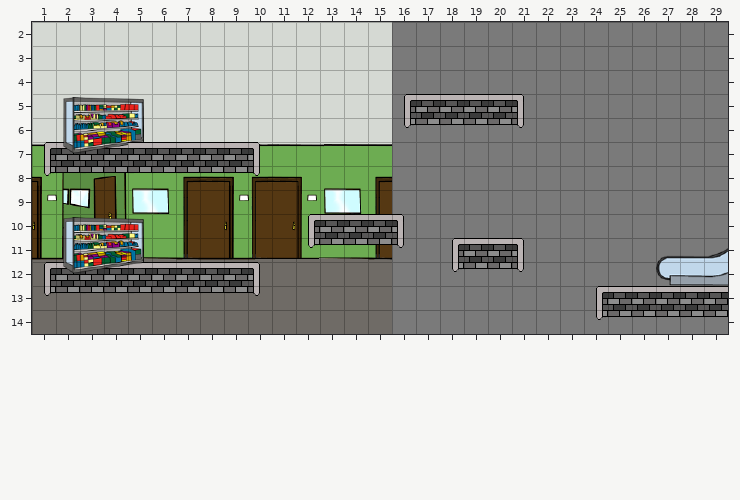
A Tiled map (JSON) gets an edit: data/map/smarkt_start.json. Above: the version before the commit.
Cells are 32x32 px. Shown: x 1..29, y 2..14.
New version:
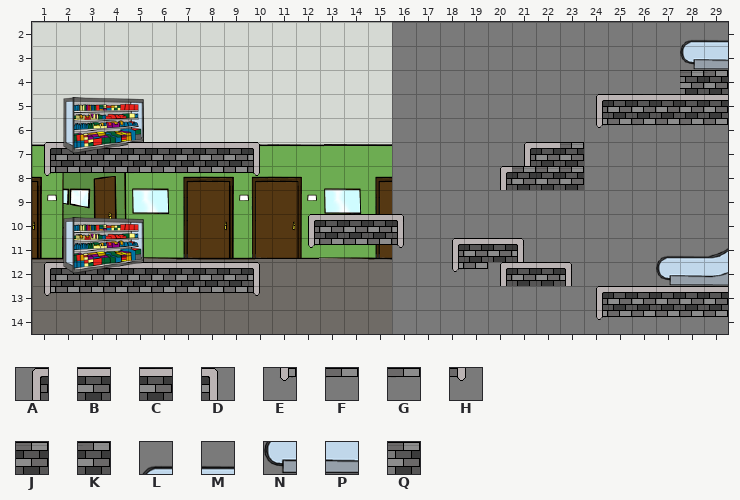
Key: from "Tileset-Supermarkt": A 1, B 2, C 3, D 4, E 13, F 14, G 15, H 16, J 26, K 27, L 30, M 31, N 42, P 43, Q 48.
_ is an empty cell.
Diff:
Layer "Vordergrund":
y 2: x 28..29 __ -> LM
y 3: x 28..29 __ -> NP
y 4: x 28..29 __ -> QK
y 5: x 16..21 ABCBCD -> ______; x 24..29 ______ -> ABCBCC
y 6: x 16..21 EFGFGH -> ______; x 24..29 ______ -> EFGFGG
y 7: x 21..23 ___ -> ABJ
y 8: x 20..23 ____ -> AJJJ
y 12: x 20..23 GH__ -> ABCD
Pixel boxes of the changes (left, top, right, bottom) in both pictures:
changed: (404, 40, 728, 190)
changed: (488, 262, 572, 286)
